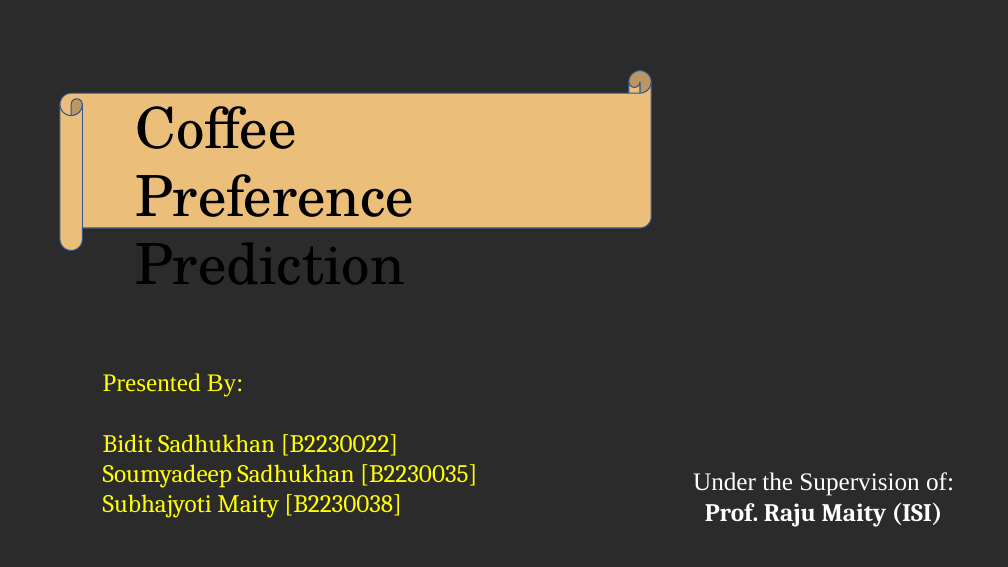
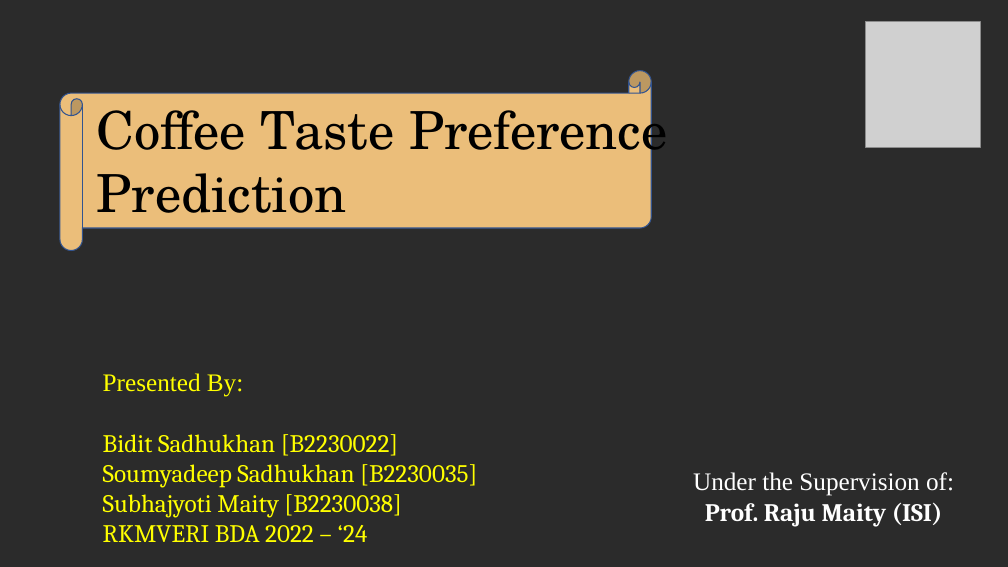
Before and after one commit to subhajyotirkmveri/Econometrics_project_matter, a slide deck: slide 1 of Project/Econometrics.pptx. Drawn at 1008x567 pixels with LibreOffice and Linux fonts; fonts in the diff are those of the drawing; grey boxes stand for pictures; background and template pictures are left out; a plain dark background stands for a picture behind light text. Boxes give left, top, right and bottom in pixels: in the first picture for what was removed or moved away, otherwise in the second. Text is boxed around its words. In the diff, an @@ line names an element or a change of style, - is before the commit and + after.

```diff
--- a/Project/Econometrics.pptx
+++ b/Project/Econometrics.pptx
@@ picture added at <box>866,21,980,147</box> @@
@@ text at <box>97,97,667,228</box>: text changed; size 54 to 50 pt @@
-Coffee Preference Prediction
+Coffee Taste Preference Prediction
@@ text at <box>103,525,368,542</box>: paragraph added @@
+RKMVERI BDA 2022 – ‘24
```
Also in this commit, not shown: 5 other slides changed, 11 slides added, 2 slides removed.
